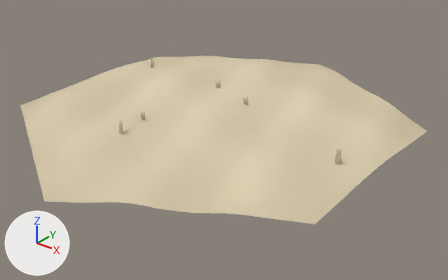
The glTF model apps/client/public/assets/slice/terrain_desert.glb, before and after one commit.
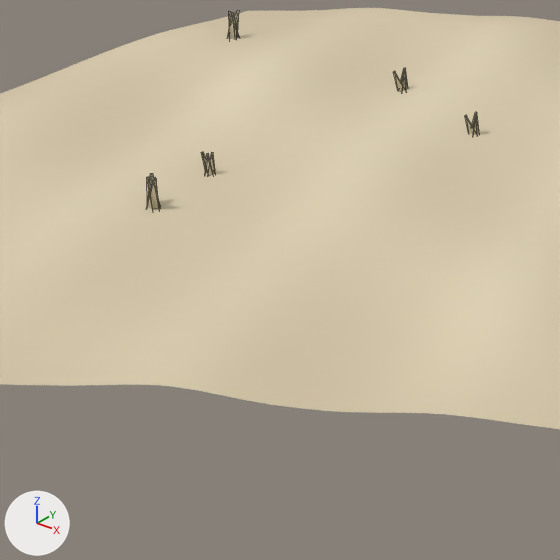
Old and new are each drawn whole from a 50 mm camera at (1.551, -1.876, 1.291) aimed at (0.064, -0.017, 0.139) and again close up on the part from 14% to 62% of the width and 19% to 97% of the height. Every picture has the same lights, and +X, +Y and +Z are marked at lower left. The older version's two pictures come first. The close-ups show mesh edges as thin lines.

Names of what the first close-up shows: 'desert_ground' and 5 more.
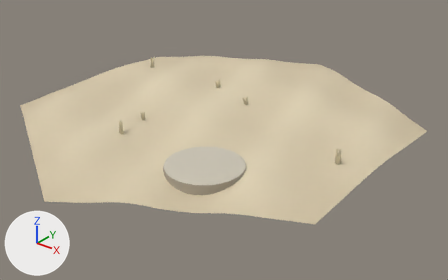
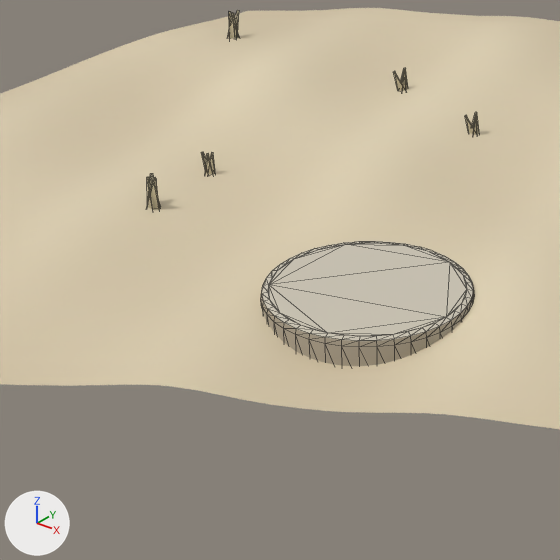
What changed in the scene script:
```text
Add mat_building:
    mat_building = bpy.data.materials.new('building')
    mat_building.use_nodes = True; mat_building.node_tree.nodes.clear()
    _N = mat_building.node_tree.nodes; _L = mat_building.node_tree.links
    n0 = _N.new('ShaderNodeBsdfPrincipled'); n0.name = 'Principled BSDF'
    n0.inputs[2].default_value = 0.65  # 'Roughness'
    n1 = _N.new('ShaderNodeOutputMaterial'); n1.name = 'Material Output'
    n2 = _N.new('ShaderNodeVertexColor'); n2.name = 'Color Attribute'
    _L.new(n0.outputs[0], n1.inputs[0])  # 'BSDF' to 'Surface'
    _L.new(n2.outputs[0], n0.inputs[0])  # 'Color' to 'Base Color'
Add me_pad_robber_desert:
    me_pad_robber_desert.from_pydata(...)  # 160 vertices, 316 faces; spans x -0.145..0.145, y -0.145..0.145, z -0.034..0.034
    me_pad_robber_desert.materials.append(mat_building)
Add ob_pad_robber_desert:
    ob_pad_robber_desert = bpy.data.objects.new('pad_robber_desert', me_pad_robber_desert)
    ob_pad_robber_desert.location = (0.3, -0.42, 0.234)
```

Location of each change, [x1, y1, x2, y2] in pixels of the close-ups (560 x 560 px):
'pad_robber_desert', added
    after: [261, 241, 474, 366]
